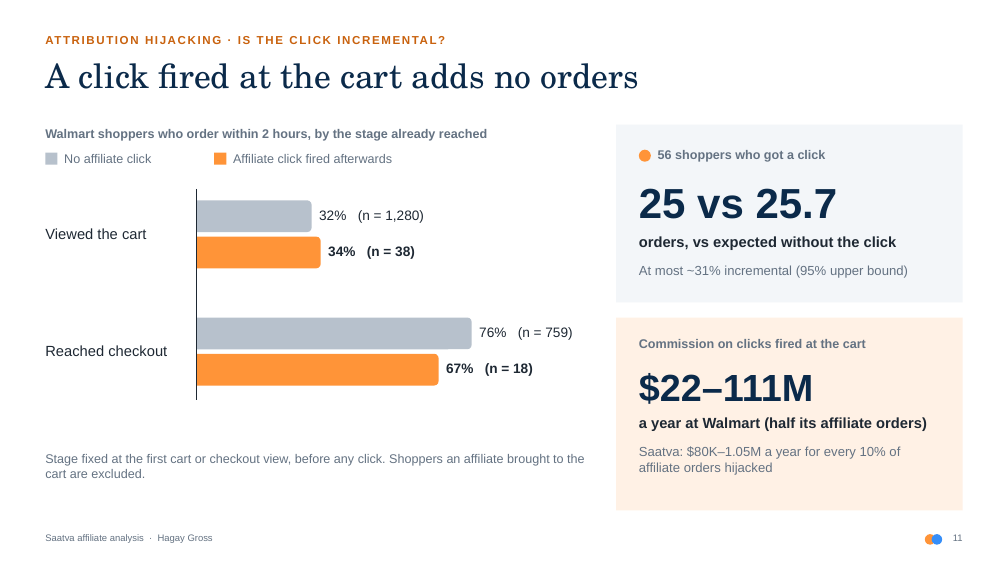
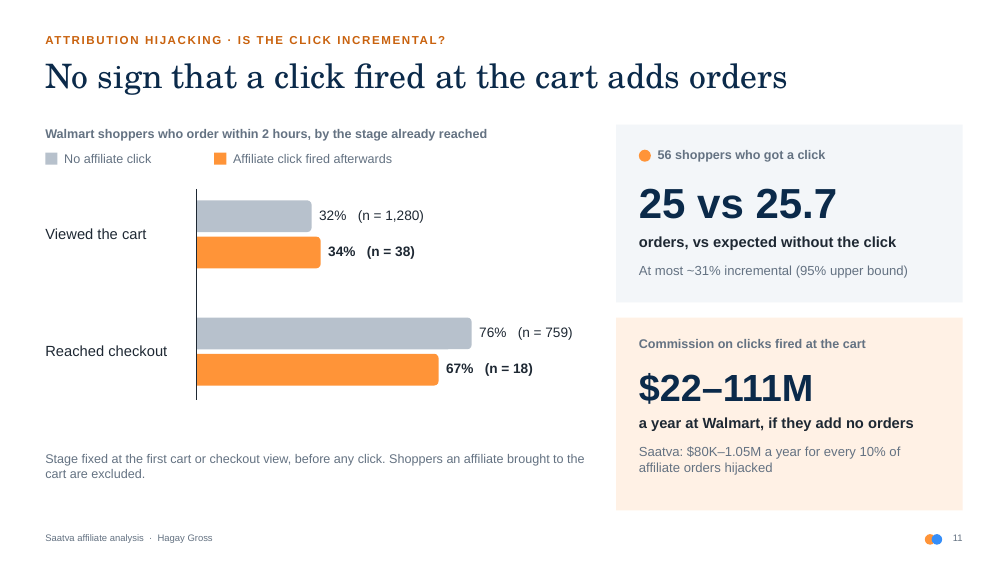
Before and after one commit to Hagaygro/partnerize-assignment, a slide deck: slide 11 of deck/saatva_affiliate_analysis.pptx. Drawn at 1008x567 pixels with LibreOffice and Linux fonts; fonts in the diff are those of the drawing. Boxes give left, top, right and bottom in pixels: in the first picture for what was removed or moved away, otherwise in the second. Text is boxed around its words. In the diff, an @@ line names an element or a change of style, - is before the commit and + after.

```diff
--- a/deck/saatva_affiliate_analysis.pptx
+++ b/deck/saatva_affiliate_analysis.pptx
@@ text at [45, 63, 788, 95]: text changed @@
-A click fired at the cart adds no orders
+No sign that a click fired at the cart adds orders
@@ text at [639, 417, 914, 431]: text changed @@
-a year at Walmart (half its affiliate orders)
+a year at Walmart, if they add no orders
```
Also in this commit, not shown: 6 other slides changed, 2 other files.
